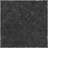
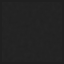
Before/after of a 64 × 64 layered artwork. What changed in the layer stack:
added layer "Layer" above "slot" over bbox(0, 0, 64, 64)
added layer "slot" above "gear" over bbox(0, 0, 64, 64)
renamed "inventory0.png" to "gear", hid it, painted on it over bbox(0, 0, 64, 64)
